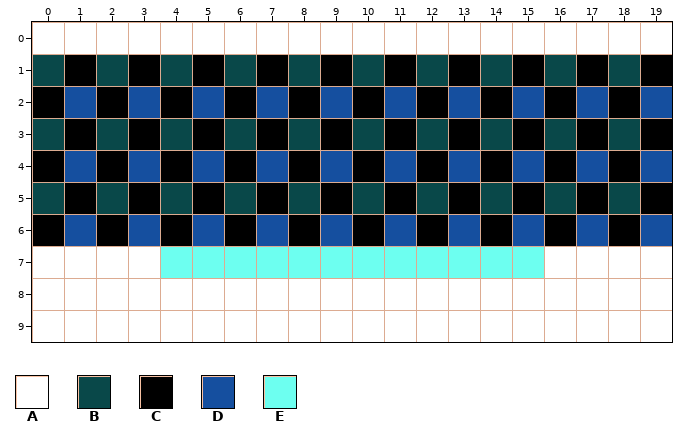
Tiled map, stored at DL40/Content/Tilemap2.tmx. The first picture shows the starting point.
Cells are 32x32 px. Shown: x 0..19, y 0..9.
Key: from "tiletest": A 0, B 3, C 4, D 6, E 14.
_ is an empty cell.
Layers that did not change in this view are not listed.
Layer "Tiles" before, first column x 0:
 0 AAAAAAAAAAAAAAAAAAAA
 1 BCBCBCBCBCBCBCBCBCBC
 2 CDCDCDCDCDCDCDCDCDCD
 3 BCBCBCBCBCBCBCBCBCBC
 4 CDCDCDCDCDCDCDCDCDCD
 5 BCBCBCBCBCBCBCBCBCBC
 6 CDCDCDCDCDCDCDCDCDCD
 7 AAAAEEEEEEEEEEEEAAAA
 8 AAAAAAAAAAAAAAAAAAAA
 9 AAAAAAAAAAAAAAAAAAAA
After:
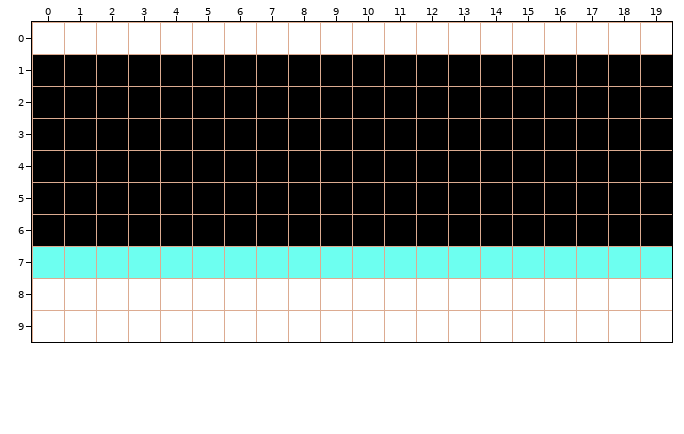
Change:
Layer "Tiles":
Tile B becomes tile C in row 1 at x 0, 2, 4, 6, 8, 10, 12, 14, 16 and 18; in row 3 at x 0, 2, 4, 6, 8, 10, 12, 14, 16 and 18; in row 5 at x 0, 2, 4, 6, 8, 10, 12, 14, 16 and 18.
Tile D becomes tile C in row 2 at x 1, 3, 5, 7, 9, 11, 13, 15, 17 and 19; in row 4 at x 1, 3, 5, 7, 9, 11, 13, 15, 17 and 19; in row 6 at x 1, 3, 5, 7, 9, 11, 13, 15, 17 and 19.
Tile A becomes tile E in row 7 at x 0 to 3 and 16 to 19.
Boxes around the changes in both pictures, in picture pixels (x1, y1, x2, y2):
changed: (33, 55, 672, 278)
